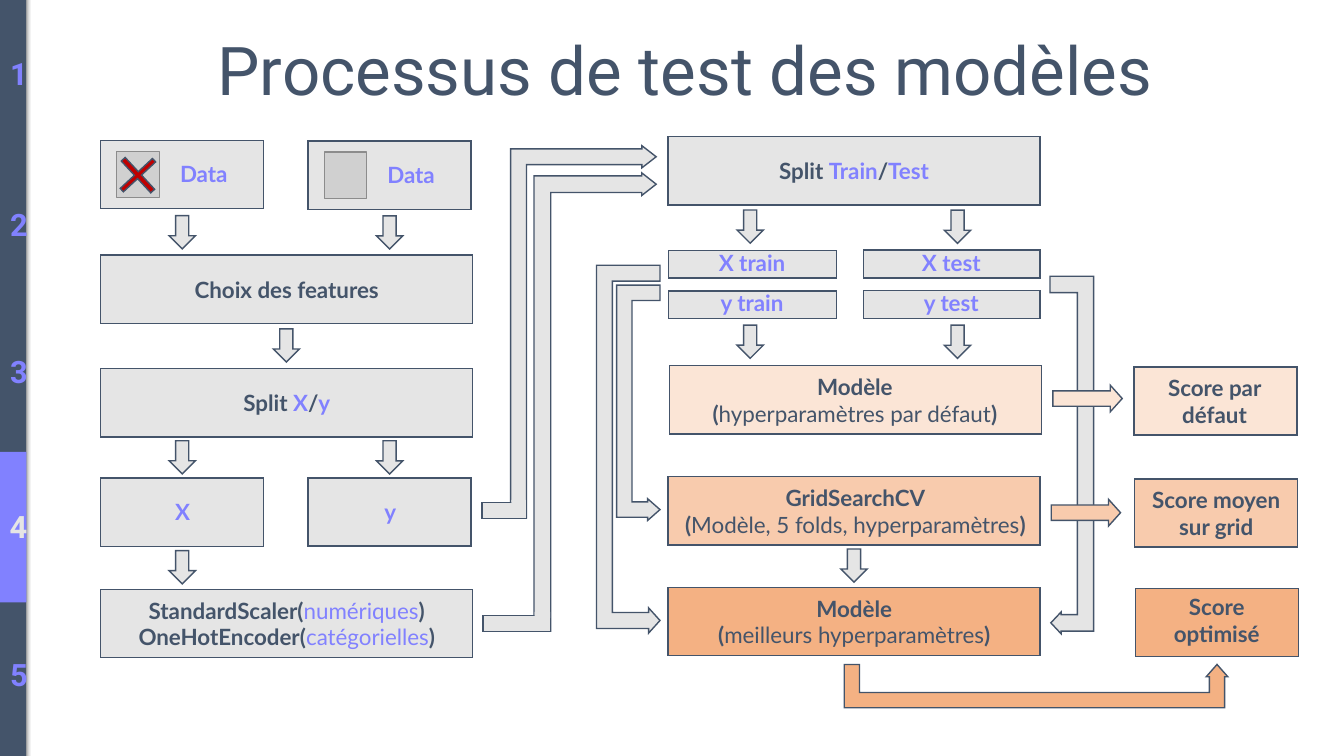
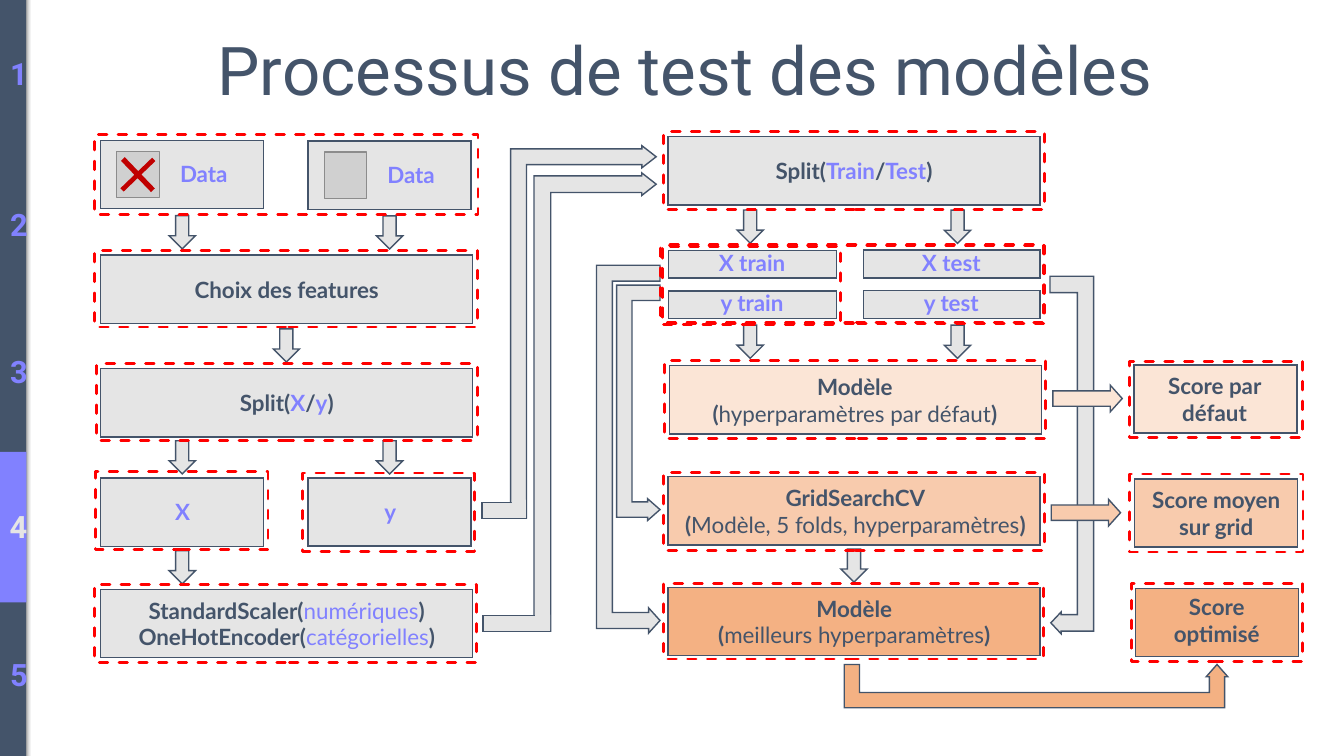
Before and after one commit to BiGHeaDMaX/Predire-Consommation-et-Emissions-de-Batiments, a slide deck: slide 15 of Présentation.pptx. Drawn at 1344x756 pixels with LibreOffice and Linux fonts; fonts in the diff are those of the drawing; grey boxes stand for pictures. Boxes give left, top, right and bottom in pixels: in the first picture for what was removed or moved away, otherwise in the second. Text is boxed around its words. In the diff, an @@ line names an element or a change of style, - is before the commit and + after.

```diff
--- a/Présentation.pptx
+++ b/Présentation.pptx
@@ rectangle added at box(95, 134, 479, 215), outline #FF0000 2 pt dashed @@
@@ plus at box(107, 143, 169, 205): outline #44546A 1 pt to none; rotation 47 to 46 degrees @@
@@ rectangle added at box(664, 132, 1046, 210), outline #FF0000 2 pt dashed @@
@@ text at box(776, 161, 933, 183): text changed @@
-Split Train/Test
+Split(Train/Test)
@@ rectangle added at box(95, 250, 478, 327), outline #FF0000 2 pt dashed @@
@@ rectangle added at box(661, 246, 842, 324), outline #FF0000 2 pt dashed @@
@@ rectangle added at box(662, 246, 1045, 324), outline #FF0000 2 pt dashed @@
@@ rectangle added at box(662, 245, 1044, 323), outline #FF0000 2 pt dashed @@
@@ rectangle added at box(97, 364, 477, 441), outline #FF0000 2 pt dashed @@
@@ rectangle added at box(664, 361, 1047, 439), outline #FF0000 2 pt dashed @@
@@ rectangle added at box(1130, 362, 1304, 438), outline #FF0000 2 pt dashed @@
@@ text at box(240, 393, 334, 415): text changed @@
-Split X/y
+Split(X/y)
@@ rectangle added at box(96, 472, 268, 549), outline #FF0000 2 pt dashed @@
@@ rectangle added at box(302, 473, 475, 551), outline #FF0000 2 pt dashed @@
@@ rectangle added at box(664, 473, 1046, 551), outline #FF0000 2 pt dashed @@
@@ rectangle added at box(1130, 474, 1304, 552), outline #FF0000 2 pt dashed @@
@@ rectangle added at box(95, 585, 477, 662), outline #FF0000 2 pt dashed @@
@@ rectangle added at box(664, 584, 1045, 659), outline #FF0000 2 pt dashed @@
@@ rectangle added at box(1132, 584, 1304, 661), outline #FF0000 2 pt dashed @@
@@ rectangle: place and size @@
-rectangle at box(534, 612, 549, 618)
+rectangle at box(535, 615, 551, 631)
```
Also in this commit, not shown: 1 other slide changed, 1 slide added.
